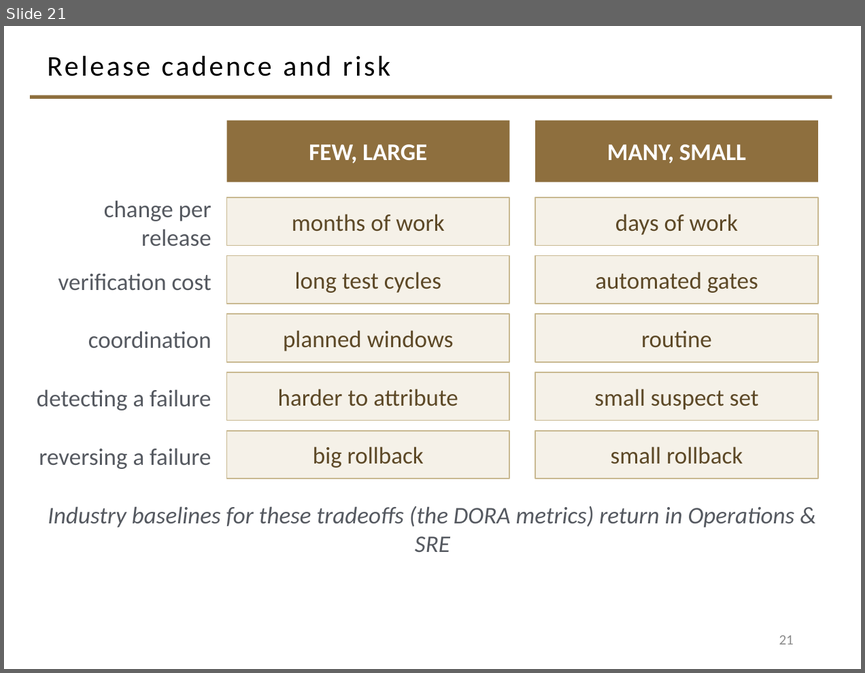
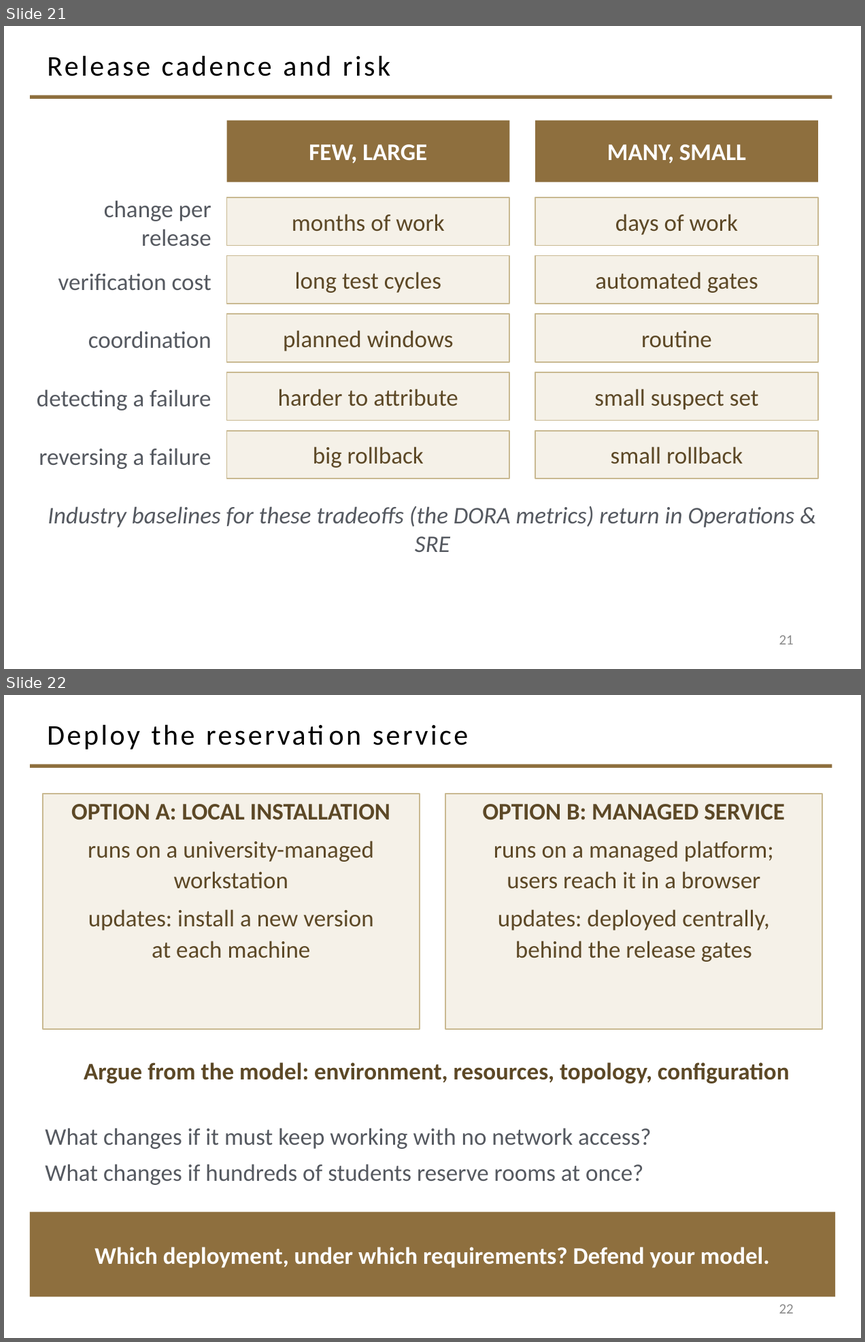
Before and after one commit to davisjam/model-based-agentic-software-engineering, a slide deck: course/lectures/act-3-software-in-the-world/02-compute-environments-and-data-management/3-1-Compute-Environments-and-Deployment.pptx. Shown one above the other, each under a label of ours: slide 21 before the commit, slides 21 and 22 after it. The pictures are 865x673 and 865x1342 pixels, drawn with LibreOffice and Linux fonts; fonts in the diff are those of the drawing; background and template pictures are left out. Boxes give left, top, right and bottom in pixels: in the first picture for what was removed or moved away, otherwise in the second. Text is boxed around its words. In the diff, an @@ line names an element or a change of style, - is before the commit and + after.

```diff
--- a/course/lectures/act-3-software-in-the-world/02-compute-environments-and-data-management/3-1-Compute-Environments-and-Deployment.pptx
+++ b/course/lectures/act-3-software-in-the-world/02-compute-environments-and-data-management/3-1-Compute-Environments-and-Deployment.pptx
@@ slide 22 added at <box>4,695,861,1338</box>, background #FFFFFF; not listed: 1 template element that a slide beside it also shows @@
@@ title added at <box>47,724,468,749</box>, 24 pt, text #000000 @@
+Deploy the reservation service
@@ rectangle added at <box>43,794,419,1029</box>, fill #F5F1E8, outline #C9B991 1 pt, 20 pt, text #5C4826 @@
+OPTION A: LOCAL INSTALLATION
+runs on a university-managed
+workstation
+updates: install a new version
+at each machine
@@ rectangle added at <box>445,794,822,1029</box>, fill #F5F1E8, outline #C9B991 1 pt, 20 pt, text #5C4826 @@
+OPTION B: MANAGED SERVICE
+runs on a managed platform;
+users reach it in a browser
+updates: deployed centrally,
+behind the release gates
@@ text added at <box>84,1062,789,1083</box>, 20 pt, text #5C4826, bold @@
+Argue from the model: environment, resources, topology, configuration
@@ text added at <box>45,1127,651,1185</box>, 20 pt, text #555960 @@
+What changes if it must keep working with no network access?
+What changes if hundreds of students reserve rooms at once?
@@ rectangle added at <box>30,1212,835,1297</box>, fill #8E6F3E, 20 pt, text #FFFFFF, bold @@
+Which deployment, under which requirements? Defend your model.
@@ page number added at <box>779,1304,793,1313</box>, 12 pt, text #8C8C8C @@
+22
```
Also in this commit, not shown: 1 other slide added.
